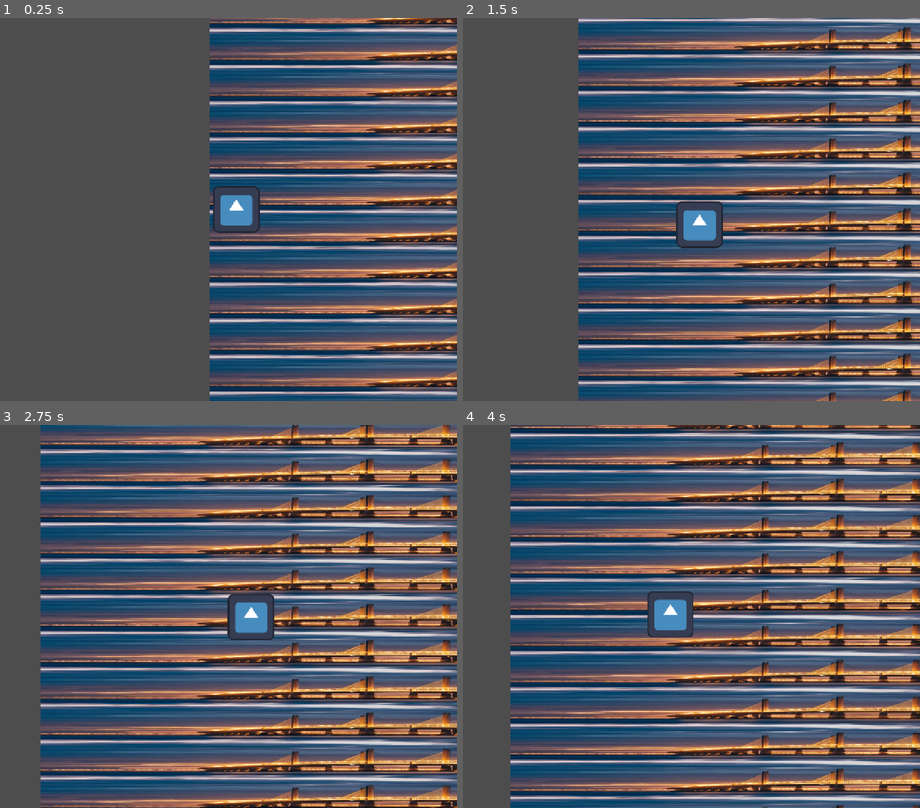
Above: before the commit, frames 1-4 (two rows, left to right).
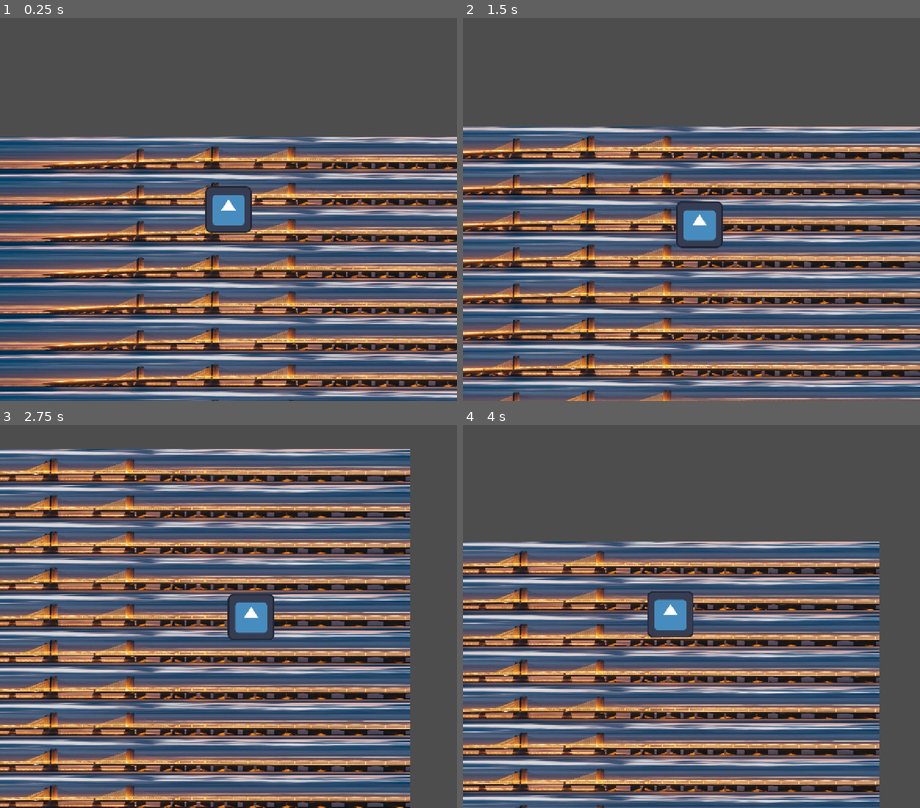
Above: after the commit, the same moments.

Repository: atlanticbomber/CranberryJam_Skeleton-fight
Game: Godot game, scene res://Scenes/world.tscn
Two runs of this game, one before a commit and one after it. Both use one fixed random seed, a clock stepped at 60 frames per second and the inputs below. The engine's default icon, where the game draws it, is replaced by a stand-in: a white triangle on a blue panel in a dark square.
Inputs:
- Up to frame 1 (0.25 s): no input
- Up to frame 2 (1.5 s): hold D (right) 0.53-1.28 s; hold S (down) from 1.28 s (still down)
- Up to frame 3 (2.75 s): release S (down) at 2.03 s; hold D (right) from 2.03 s (still down)
- Up to frame 4 (4 s): release D (right) at 2.78 s; hold W (up) 2.78-3.53 s; hold A (left) from 3.53 s (still down)

The runs differ from the first frame. In frame 1, 69% of the frame differs, in the area x 0-100%, y 0-100%; in frame 2, 73%; in frame 3, 77%; in frame 4, 76%.

Commit message:
added collapsing world

Diff:
--- /dev/null
+++ b/the-legend-of-sir-skelebones/Scenes/collapsing_strip.tscn
@@ -0,0 +1,55 @@
+[gd_scene format=3 uid="uid://clu1e2ljyeos1"]
+
+[ext_resource type="Texture2D" uid="uid://hp7fb7im73db" path="res://Sprites/resize-1794687866381913903134267377000160588.jpg" id="1_0xhu1"]
+[ext_resource type="Script" uid="uid://b28vip2kbhup3" path="res://Scripts/collapsed_strip.gd" id="1_evquh"]
+
+[sub_resource type="WorldBoundaryShape2D" id="WorldBoundaryShape2D_nrax6"]
+
+[sub_resource type="WorldBoundaryShape2D" id="WorldBoundaryShape2D_t8h3l"]
+
+[sub_resource type="SpriteFrames" id="SpriteFrames_vjcy3"]
+animations = [{
+"frames": [{
+"duration": 1.0,
+"texture": ExtResource("1_0xhu1")
+}, {
+"duration": 1.0,
+"texture": null
+}],
+"loop": 0,
+"name": &"crumble",
+"speed": 1.0
+}]
+
+[sub_resource type="RectangleShape2D" id="RectangleShape2D_nrax6"]
+size = Vector2(1890, 100)
+
+[node name="CollapsingStrip" type="Node2D" unique_id=2080553464]
+script = ExtResource("1_evquh")
+
+[node name="Rightwall" type="StaticBody2D" parent="." unique_id=1108683034]
+position = Vector2(945, 0)
+rotation = -1.5707964
+
+[node name="CollisionShape2D" type="CollisionShape2D" parent="Rightwall" unique_id=1936610992]
+shape = SubResource("WorldBoundaryShape2D_nrax6")
+
+[node name="LeftWall" type="StaticBody2D" parent="." unique_id=742462367]
+
+[node name="CollisionShape2D" type="CollisionShape2D" parent="LeftWall" unique_id=1612980862]
+position = Vector2(-945, 0)
+rotation = 1.5707964
+shape = SubResource("WorldBoundaryShape2D_t8h3l")
+
+[node name="AnimatedSprite2D" type="AnimatedSprite2D" parent="." unique_id=1712132906]
+sprite_frames = SubResource("SpriteFrames_vjcy3")
+animation = &"crumble"
+
+[node name="Area2D" type="Area2D" parent="." unique_id=771255300]
+
+[node name="CollisionShape2D" type="CollisionShape2D" parent="Area2D" unique_id=541347147]
+shape = SubResource("RectangleShape2D_nrax6")
+
+[connection signal="ready" from="." to="AnimatedSprite2D" method="play" binds= [&"crumble"]]
+[connection signal="animation_finished" from="AnimatedSprite2D" to="." method="done_collapsing"]
+[connection signal="body_entered" from="Area2D" to="." method="handle_player_entrance"]
--- /dev/null
+++ b/the-legend-of-sir-skelebones/Scenes/start_screen.tscn
@@ -0,0 +1,17 @@
+[gd_scene format=3 uid="uid://c2gjkct1uiwl1"]
+
+[ext_resource type="Script" uid="uid://dcr5ounqmli8l" path="res://Scripts/start_screen.gd" id="1_i8r30"]
+
+[node name="Start Screen" type="Node2D" unique_id=82350543]
+script = ExtResource("1_i8r30")
+
+[node name="Button" type="Button" parent="." unique_id=1662726578]
+offset_left = -367.0
+offset_top = -292.0
+offset_right = 373.0
+offset_bottom = 293.0
+text = "Start Game"
+
+[node name="Camera2D" type="Camera2D" parent="." unique_id=974428710]
+
+[connection signal="pressed" from="Button" to="." method="begin_run"]
--- a/the-legend-of-sir-skelebones/Scenes/tile_map_layer.tscn
+++ b/the-legend-of-sir-skelebones/Scenes/tile_map_layer.tscn
@@ -1,15 +1,18 @@
 [gd_scene format=3 uid="uid://b5qry3f83djqx"]
 
 [ext_resource type="PackedScene" uid="uid://b322hx6y0syrb" path="res://Scenes/ground_strip.tscn" id="1_vqaso"]
+[ext_resource type="PackedScene" uid="uid://clu1e2ljyeos1" path="res://Scenes/collapsing_strip.tscn" id="2_tto40"]
 [ext_resource type="Script" uid="uid://cpfw40jitl48f" path="res://Scripts/tile_map_layer.gd" id="2_uuaxm"]
 
 [sub_resource type="TileSetScenesCollectionSource" id="TileSetScenesCollectionSource_c3an2"]
 scenes/1/scene = ExtResource("1_vqaso")
+scenes/2/scene = ExtResource("2_tto40")
 
 [sub_resource type="TileSet" id="TileSet_nodoi"]
 tile_size = Vector2i(1890, 100)
 sources/0 = SubResource("TileSetScenesCollectionSource_c3an2")
 
 [node name="TileMapLayer" type="TileMapLayer" unique_id=1218908368]
+position = Vector2(-945, 0)
 tile_set = SubResource("TileSet_nodoi")
 script = ExtResource("2_uuaxm")
--- a/the-legend-of-sir-skelebones/Scripts/Skelebro.gd
+++ b/the-legend-of-sir-skelebones/Scripts/Skelebro.gd
@@ -1,3 +1,4 @@
+class_name Player
 extends CharacterBody2D
 
 const SPEED = 350.0
--- /dev/null
+++ b/the-legend-of-sir-skelebones/Scripts/collapsed_strip.gd
@@ -0,0 +1,14 @@
+
+extends Node2D
+@onready var collapsed = false
+@onready var death_check = $Area2D
+
+
+func handle_player_entrance(body: Node2D):
+	if body is Player and collapsed:
+		get_tree().change_scene_to_file("res://Scenes/start_screen.tscn")
+
+
+
+func done_collapsing() -> void:
+	collapsed = true
--- /dev/null
+++ b/the-legend-of-sir-skelebones/Scripts/start_screen.gd
@@ -0,0 +1,3 @@
+extends Node2D
+func begin_run():
+	get_tree().change_scene_to_file("res://Scenes/world.tscn")
--- a/the-legend-of-sir-skelebones/Scripts/tile_map_layer.gd
+++ b/the-legend-of-sir-skelebones/Scripts/tile_map_layer.gd
@@ -1,6 +1,21 @@
 extends TileMapLayer
-var last_tiled_id: int = -10
+var decay_start: int = -10
+var decay_current: int = decay_start
+var last_tiled_id: int = decay_start
 var TILE_HEIGHT = 100
+@onready var timer = Timer.new()
+signal game_over
+func _ready():
+	add_child(timer)
+	timer.timeout.connect(decay_next)
+	timer.wait_time = 3
+	timer.start()
+
 func add_tile():
 	last_tiled_id += 1
-	set_cell(Vector2i(0,-last_tiled_id),0,Vector2i.ZERO,1)
+	set_cell(Vector2i(-0,-last_tiled_id),0,Vector2i.ZERO,1)
+
+func decay_next():
+	decay_current += 1
+	set_cell(Vector2i(-0,-decay_current),0,Vector2i.ZERO,2)
+	timer.wait_time = 1.5 + 0.95 * (timer.wait_time - 1.5)
--- a/the-legend-of-sir-skelebones/Scripts/world.gd
+++ b/the-legend-of-sir-skelebones/Scripts/world.gd
@@ -5,10 +5,10 @@
 	var tile_map = preload("res://Scenes/tile_map_layer.tscn")
 	map = tile_map.instantiate()
 	add_child(map)
-	for i in range(-10,10):
+	for i in range(-10,0):
 		map.add_tile()
 
 func _process(delta: float) -> void:
 	var farthest_tile = character.global_position.y/100
-	if -farthest_tile < map.last_tiled_id-7:
+	if -farthest_tile > map.last_tiled_id-2:
 		map.add_tile()
Not shown, added: the-legend-of-sir-skelebones/Scripts/collapsed_strip.gd.uid
Not shown, added: the-legend-of-sir-skelebones/Scripts/start_screen.gd.uid
